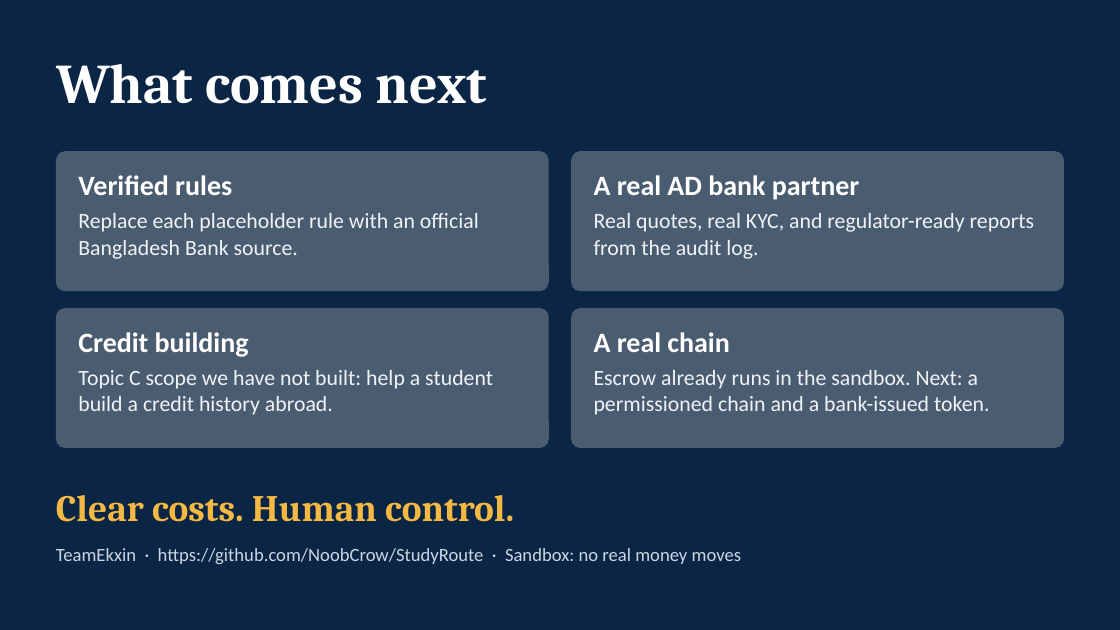
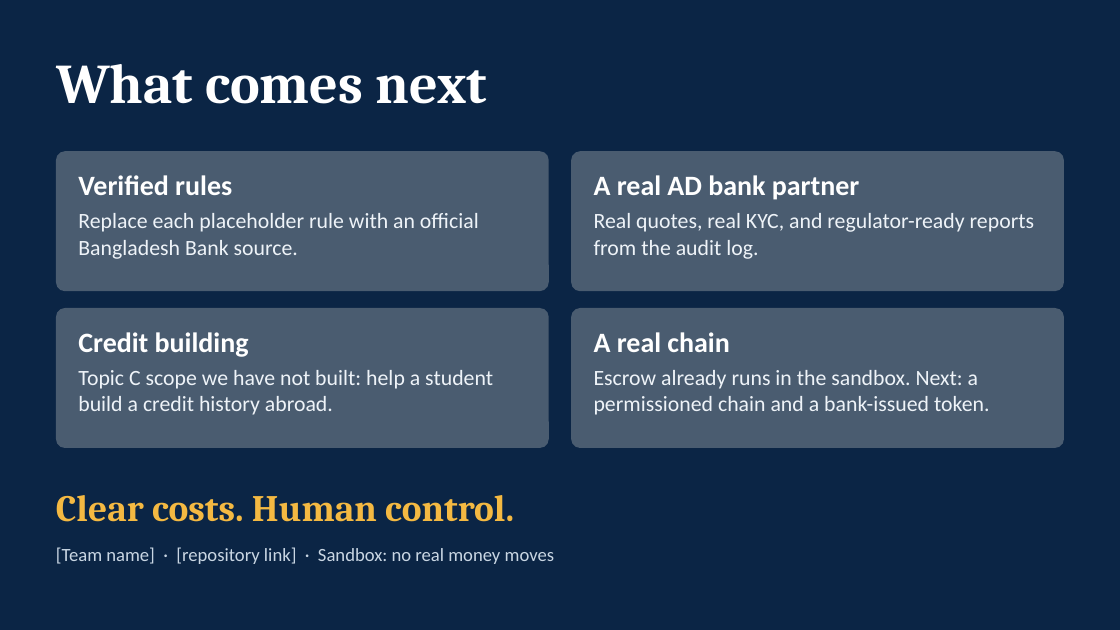
Before and after one commit to NoobCrow/StudyRoute, a slide deck: slide 12 of submission/StudyRoute_Deck.pptx. Drawn at 1120x630 pixels with LibreOffice and Linux fonts; fonts in the diff are those of the drawing. Boxes give left, top, right and bottom in pixels: in the first picture for what was removed or moved away, otherwise in the second. Text is boxed around its words. In the diff, an @@ line names an element or a change of style, - is before the commit and + after.

```diff
--- a/submission/StudyRoute_Deck.pptx
+++ b/submission/StudyRoute_Deck.pptx
@@ text at (56,547,554,564): text changed @@
-TeamEkxin · https://github.com/NoobCrow/StudyRoute · Sandbox: no real money moves
+[Team name] · [repository link] · Sandbox: no real money moves
```
Also in this commit, not shown: 3 other slides changed, 23 other files.
